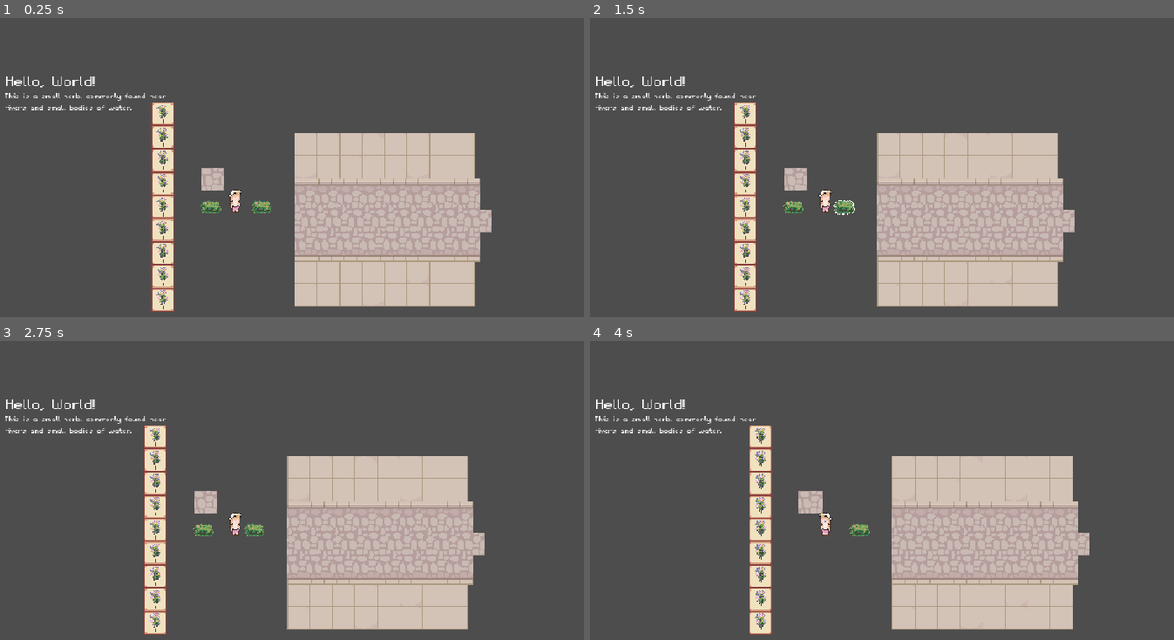
Above: before the commit, frames 1-4 (two rows, left to right).
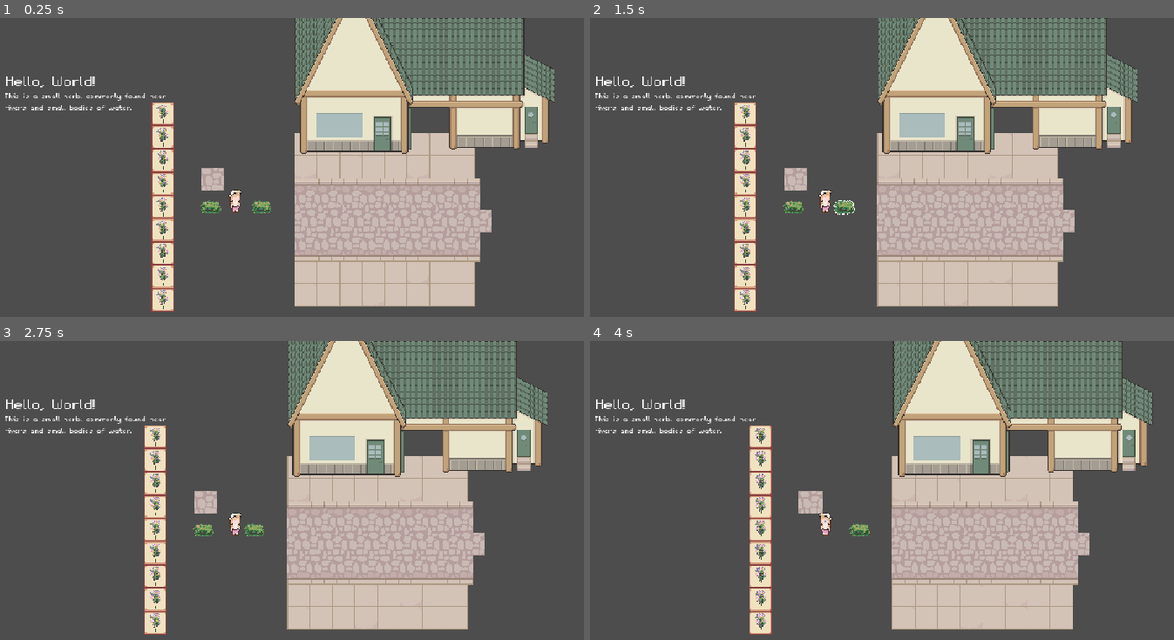
Above: after the commit, the same moments.

Repository: Jelmerrr/Flask-and-Fortune
Game: Godot game, scene res://Scenes/UtilScenes/visual_handler.tscn
The game is run twice, just before and just after one commit, with the same random seed, the same clock (stepped at 60 frames per second) and the same inputs.
Inputs (mouse positions are in pixels of both pictures, inside the frame that each line leads up to):
- Up to frame 1 (0.25 s): no input
- Up to frame 2 (1.5 s): tap Enter at 0.5 s; move the mouse to (800, 206) at 0.52 s; hold D (move_right) 0.53-1.28 s; click (800, 206) at 0.67 s; tap Space at 1.25 s; move the mouse to (846, 206) at 1.27 s; hold S (move_down) from 1.28 s (still down); click (846, 206) at 1.42 s
- Up to frame 3 (2.75 s): tap Enter at 2 s; move the mouse to (303, 451) at 2.02 s; release S (move_down) at 2.03 s; hold D (move_right) from 2.03 s (still down)
- Up to frame 4 (4 s): tap Space at 2.75 s; move the mouse to (788, 616) at 2.77 s; release D (move_right) at 2.78 s; hold W (move_up) 2.78-3.53 s; click (788, 616) at 2.92 s; tap Enter at 3.5 s; move the mouse to (1033, 595) at 3.52 s; hold A (move_left) from 3.53 s (still down)

The runs differ from the first frame. In frame 1, 16% of the frame differs, in the area x 50-95%, y 0-46%; in frame 2, 16%; in frame 3, 16%; in frame 4, 17%, in the area x 51-97%, y 0-46%.

Commit message:
PlayerHouseArtV1

Diff:
--- a/Scenes/Placeholder/player_controller.tscn
+++ b/Scenes/Placeholder/player_controller.tscn
@@ -15,7 +15,7 @@
 }]
 
 [sub_resource type="RectangleShape2D" id="RectangleShape2D_0n270"]
-size = Vector2(20, 7)
+size = Vector2(11, 7)
 
 [node name="PlayerController" type="CharacterBody2D"]
 script = ExtResource("1_4r0g5")
@@ -25,5 +25,5 @@
 offset = Vector2(0, -18)
 
 [node name="CollisionShape2D" type="CollisionShape2D" parent="."]
-position = Vector2(0, -3.5)
+position = Vector2(0.5, -3.5)
 shape = SubResource("RectangleShape2D_0n270")
--- a/Scenes/Placeholder/test_environment.tscn
+++ b/Scenes/Placeholder/test_environment.tscn
@@ -1,10 +1,11 @@
-[gd_scene load_steps=6 format=3 uid="uid://c8428k051oqmk"]
+[gd_scene load_steps=7 format=3 uid="uid://c8428k051oqmk"]
 
 [ext_resource type="PackedScene" uid="uid://b8faxx5uxnkkb" path="res://Scenes/Placeholder/player_controller.tscn" id="1_3ileo"]
 [ext_resource type="Texture2D" uid="uid://cmrlaopl4gely" path="res://Assets/Sprites/Item Sprites/ComfreyItemSprite32x32.png" id="3_ephj6"]
 [ext_resource type="Texture2D" uid="uid://c310v47bisfne" path="res://Assets/Sprites/Item Sprites/ItemSpriteFrame32x32.png" id="3_nfcxt"]
 [ext_resource type="PackedScene" uid="uid://c8p0g5r0f2q08" path="res://Scenes/Gatherable Objects/ObjectScenes/SunberryGatherableObject.tscn" id="4_nfcxt"]
 [ext_resource type="Texture2D" uid="uid://dy10v8phoj74x" path="res://Assets/Placeholder/ExampleStreet.png" id="5_7i3ty"]
+[ext_resource type="Texture2D" uid="uid://n8wrv1iqppr5" path="res://Assets/Placeholder/HouseTestPlaceholder.png" id="6_42avm"]
 
 [node name="Test Environment" type="Node2D"]
 y_sort_enabled = true
@@ -100,5 +101,12 @@
 position = Vector2(36, -3)
 
 [node name="ExampleStreet" type="Sprite2D" parent="."]
+z_index = -1
+y_sort_enabled = true
 position = Vector2(181, -236)
 texture = ExtResource("5_7i3ty")
+
+[node name="HouseTestPlaceholder" type="Sprite2D" parent="."]
+position = Vector2(226, -101)
+texture = ExtResource("6_42avm")
+offset = Vector2(23, -161)
--- a/Scripts/Audio/AudioMasterController.gd
+++ b/Scripts/Audio/AudioMasterController.gd
@@ -30,7 +30,7 @@
 	AudioServer.set_bus_volume_db(AudioServer.get_bus_index("Music Master"), UtilsGlobalVariables.MusicBusLevel)
 
 	if !music_player.playing:
-		music_player.stream = preload("uid://cb66p1ejyerpc")
+		music_player.stream = preload("uid://d0s002ifc8vx5")
 		FadeIn(music_player)
 		music_player.play()
 
Binary file added: Assets/Placeholder/HouseTestPlaceholder.png
Not shown, added: Assets/Placeholder/HouseTestPlaceholder.png.import
